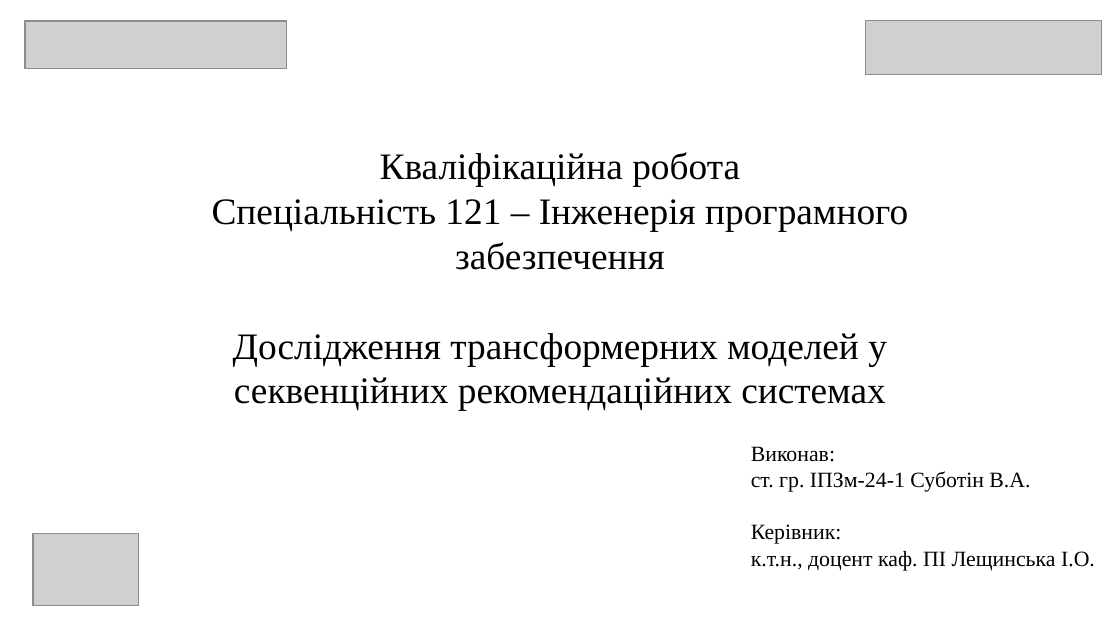
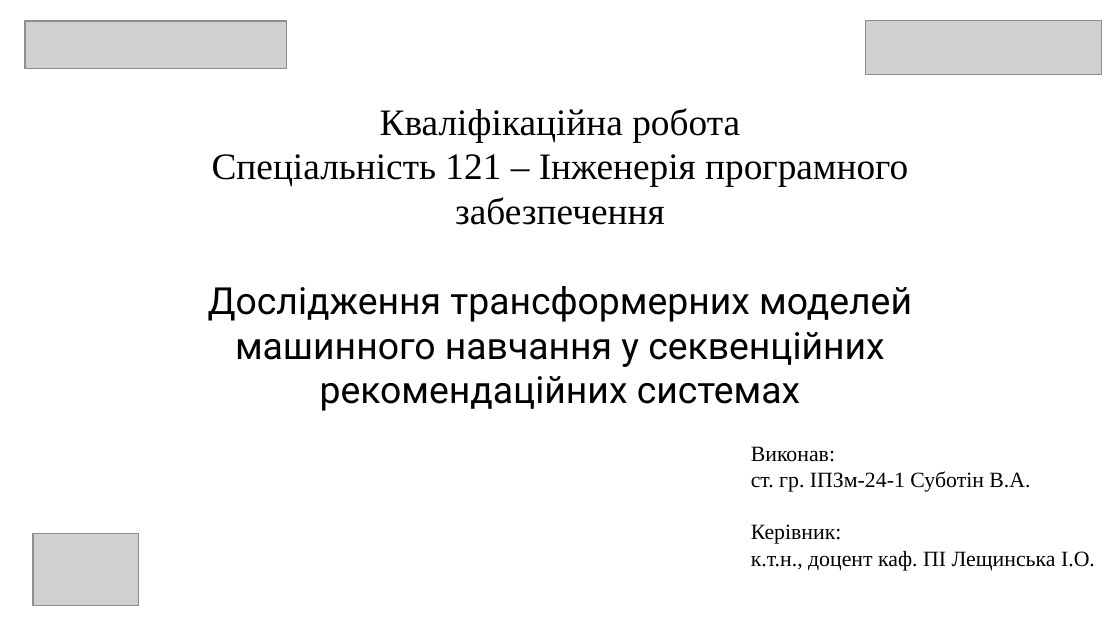
Before and after one commit to VladSubotin/Master-sThesis, a slide deck: slide 1 of 2026_М_ПІ_ІПЗм_24_1_Суботін_В_А.pptx. Drawn at 1120x630 pixels with LibreOffice and Linux fonts; fonts in the diff are those of the drawing; grey boxes stand for pictures. Boxes give left, top, right and bottom in pixels: in the first picture for what was removed or moved away, otherwise in the second. Text is boxed around its words. In the diff, an @@ line names an element or a change of style, - is before the commit and + after.

```diff
--- a/2026_М_ПІ_ІПЗм_24_1_Суботін_В_А.pptx
+++ b/2026_М_ПІ_ІПЗм_24_1_Суботін_В_А.pptx
@@ title at (x1=208, y1=108, x2=912, y2=411): text changed; font Times New Roman to Roboto @@
-Кваліфікаційна робота
-Спеціальність 121 – Інженерія програмного забезпечення
-Дослідження трансформерних моделей у секвенційних рекомендаційних системах
+Кваліфікаційна робота
+Спеціальність 121 – Інженерія програмного забезпечення
+Дослідження трансформерних моделей машинного навчання у секвенційних рекомендаційних системах
```
